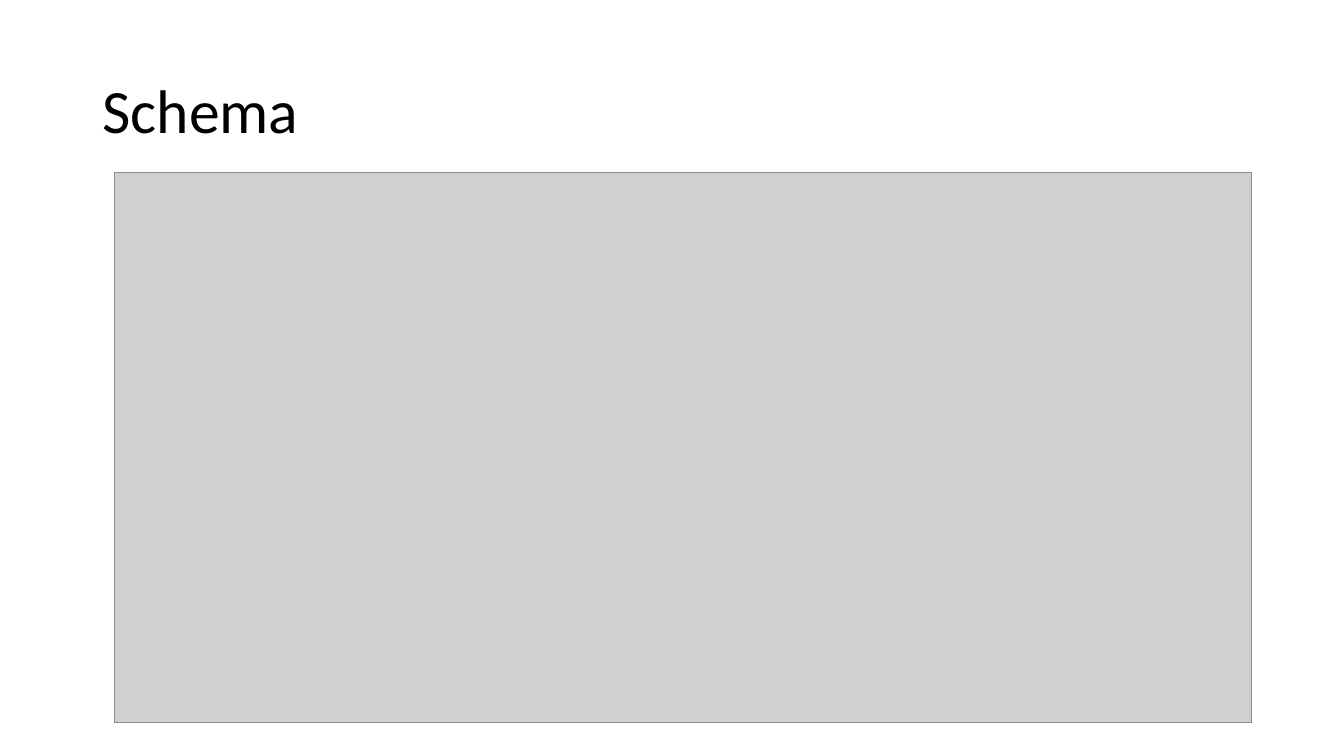
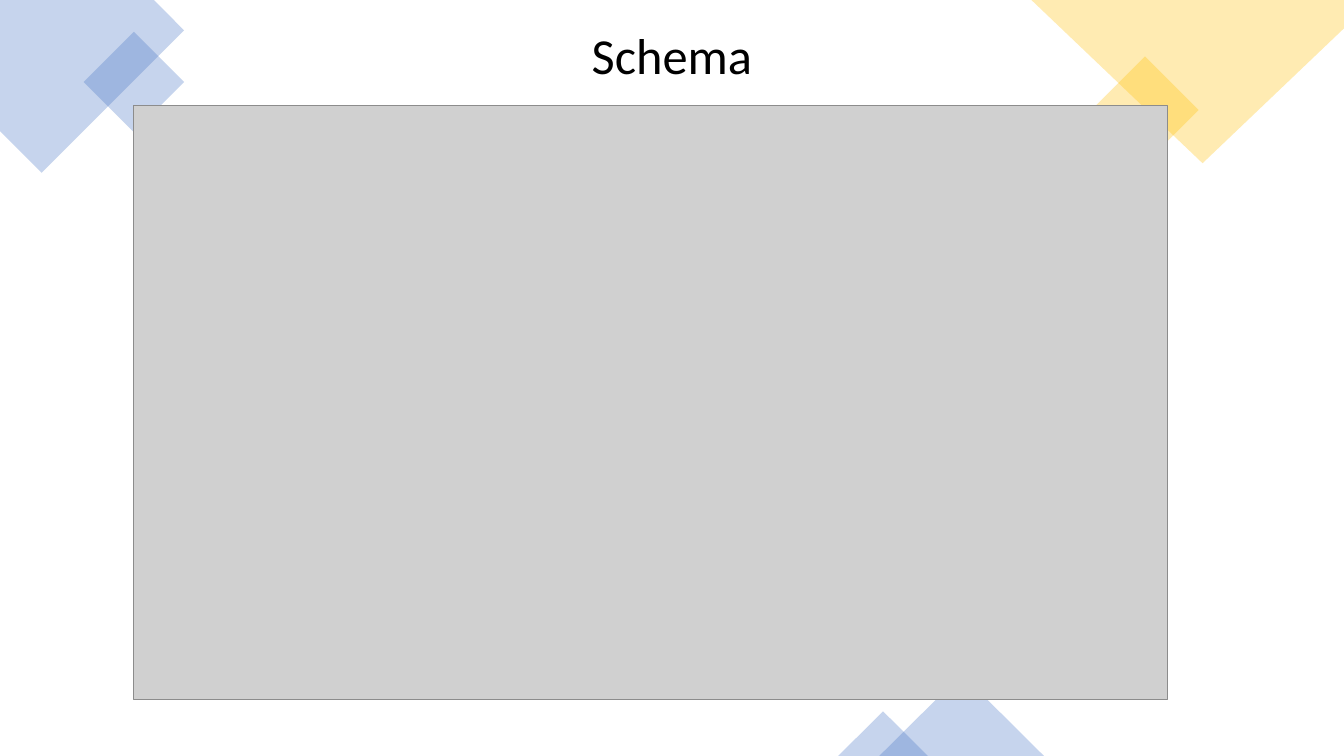
Before and after one commit to unipi-fr/CloudProgramming, a slide deck: slide 2 of Presentazione/CCPresentation.pptx. Drawn at 1344x756 pixels with LibreOffice and Linux fonts; fonts in the diff are those of the drawing; grey boxes stand for pictures. Boxes give left, top, right and bottom in pixels: in the first picture for what was removed or moved away, otherwise in the second. Text is boxed around its words. In the diff, an @@ line names an element or a change of style, - is before the commit and + after.

```diff
--- a/Presentazione/CCPresentation.pptx
+++ b/Presentazione/CCPresentation.pptx
@@ freeform shape added at [0, 0, 185, 173], fill #4472C4 at 30% opacity @@
@@ title "Schema": place and size @@
-title "Schema" at [102, 90, 298, 134]
+title "Schema" at [592, 39, 752, 75]
@@ title "Schema" at [592, 39, 752, 75]: size 44 to 36 pt; alignment left to centre @@
@@ freeform shape added at [1031, 0, 1344, 163], fill #FFC000 at 30% opacity @@
@@ rectangle added at [84, 32, 185, 133], fill #4472C4 at 30% opacity @@
@@ rectangle added at [1091, 57, 1198, 164], fill #FFC000 at 30% opacity @@
@@ picture: place and size @@
-picture at [115, 172, 1252, 723]
+picture at [134, 105, 1168, 700]
@@ triangle added at [879, 675, 1044, 756], fill #4472C4 at 30% opacity @@
@@ triangle added at [839, 712, 929, 756], fill #4472C4 at 30% opacity @@
```
Also in this commit, not shown: 3 other slides changed, 2 slides added, 3 slides removed, 6 other files.
